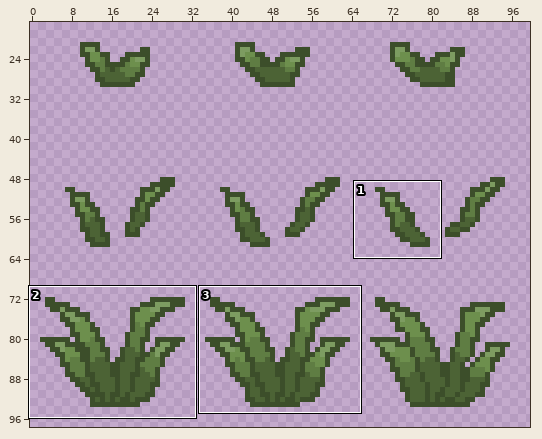
A sprite sheet gets an edit: harvest-havoc/assets/spritesheets/Swaying weeds.png. Above: a wide view before the commit, with the close-up outlined.
Close-up. As it was:
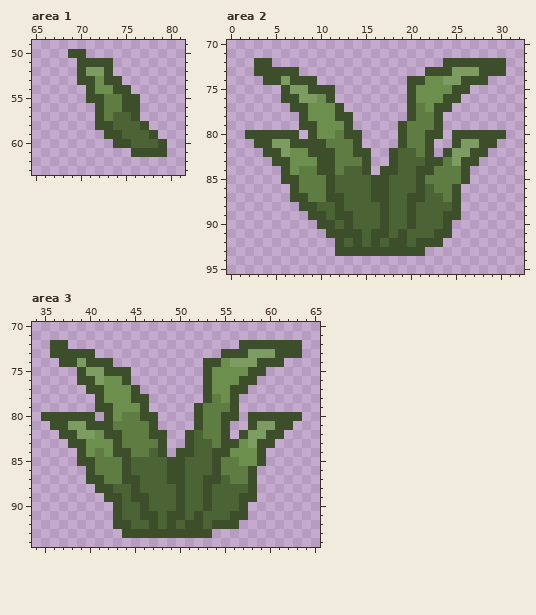
The file is 128x128 pixels. Shown: area 1: x 65..81, y 49..63; area 2: x 0..32, y 70..95; area 3: x 34..65, y 70..94. The wide view leaves out empty margins. The commit also changed other parts of the picture, which this record leaves out.
Once edited:
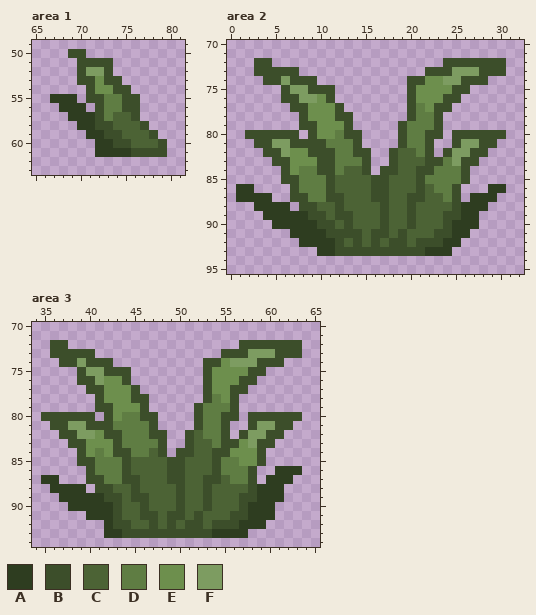
Palette (. is transparent): A #2e3d20  B #3c4e2a  C #4c6335  D #5f7d43  E #6d8f4d  F #7d9c61
What changed:
--- area 1
@@ x 65..81 @@
 54 ......BEEBB......
-55 ......BBDDBB.....
-56 .......BDDBB.....
-57 .......BDCCB.....
-58 .......BBCCCB....
-59 ........BBCCCB...
-60 .........BBCCCB..
-61 ...........BBBB..
+55 ..AAA.BBDDBB.....
+56 ...AAA.BDDBB.....
+57 ....AAABDCCB.....
+58 .....AABBCCCB....
+59 ......AABBCCCB...
+60 .......AABBCCCB..
+61 .......AAAABBBB..
 62 .................
--- area 2
@@ x 0..32 @@
 85 ......BBDDDBCCCCBBCCCBDDDDB......
-86 .......BDDDBCCCCBBCCCBCDDB.......
-87 .......BBDDBBCCCBBCCBBCCDB.......
-88 ........BBCCBCCCCBCCBCCCCB.......
-89 .........BBCBBCCCBCCBCCCBB.......
-90 ..........BBCBCCCBCCBCCCB........
-91 ...........BBBBCBBCBCCCBB........
-92 ............BCBCBCBBCBBB.........
-93 ............BBBBBBBBBB...........
+86 .AA....BDDDBCCCCBBCCCBCDDB...AA..
+87 .AAAA..BBDDBBCCCBBCCBBCCDB.AAA...
+88 ...AAAA.BBCCBCCCCBCCBCCCCBAAA....
+89 ....AAAAABBCBBCCCBCCBCCCBBAA.....
+90 .....AAAAABBCBCCCBCCBCCCBAAA.....
+91 .......AAAABBBBCBBCBCCCBBAA......
+92 ........AAAABCBCBCBBCBBBAA.......
+93 ..........AABBBBBBBBBBAAA........
 94 .................................
--- area 3
@@ x 34..65 @@
 85 .....BBDDDBCCCCBBCCCBDDEEB......
-86 ......BDDDBCCCCBBCCCBDDDB.......
-87 ......BBDDBBCCCBBCCBBCDDB.......
-88 .......BBCCBCCCCBCCBCCCCB.......
-89 ........BBCBBCCCBCCBCCCBB.......
-90 .........BCCBCCCBCCBCCCB........
-91 .........BCCBBCBBCBCCCBB........
-92 .........BBCCBCBCBBCBBB.........
-93 ..........BBBBBBBBBB............
+86 ......BDDDBCCCCBBCCCBDDDB..AAA..
+87 .AA...BBDDBBCCCBBCCBBCDDB.AAA...
+88 ..AAAA.BBCCBCCCCBCCBCCCCBAAA....
+89 ...AAAAABBCBBCCCBCCBCCCBBAAA....
+90 ....AAAAABCCBCCCBCCBCCCBAAA.....
+91 ......AAABCCBBCBBCBCCCBBAAA.....
+92 ........ABBCCBCBCBBCBBBAAA......
+93 ........AABBBBBBBBBBAAAA........
 94 ................................
